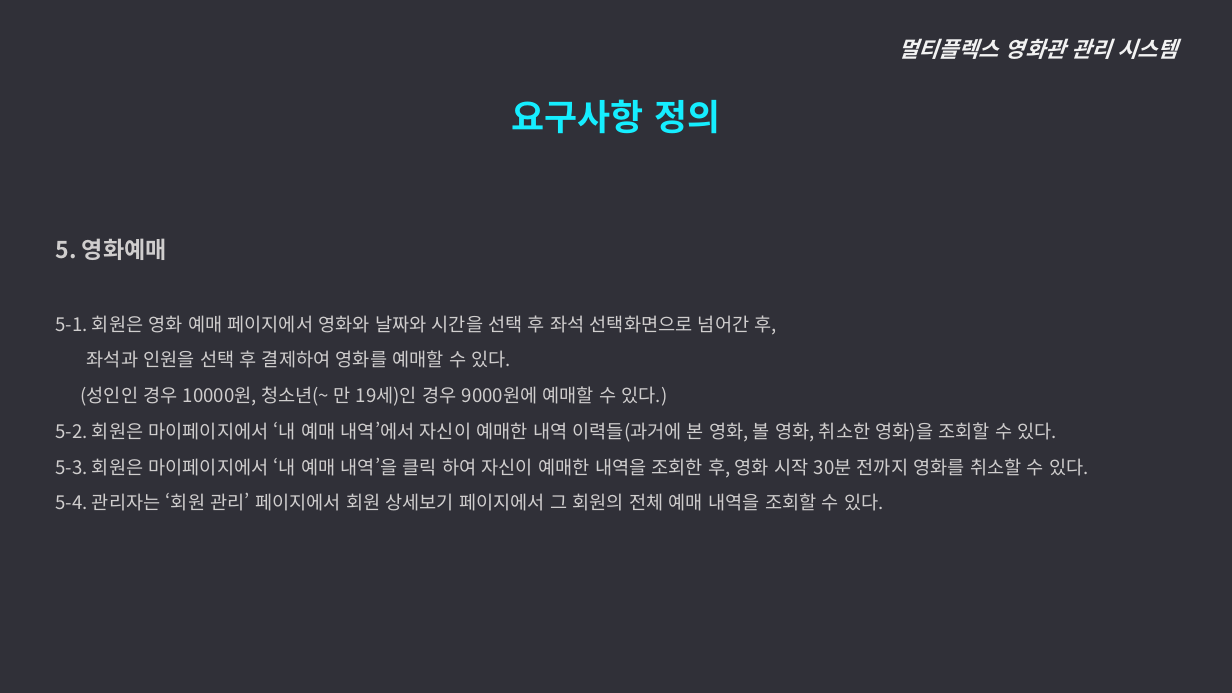
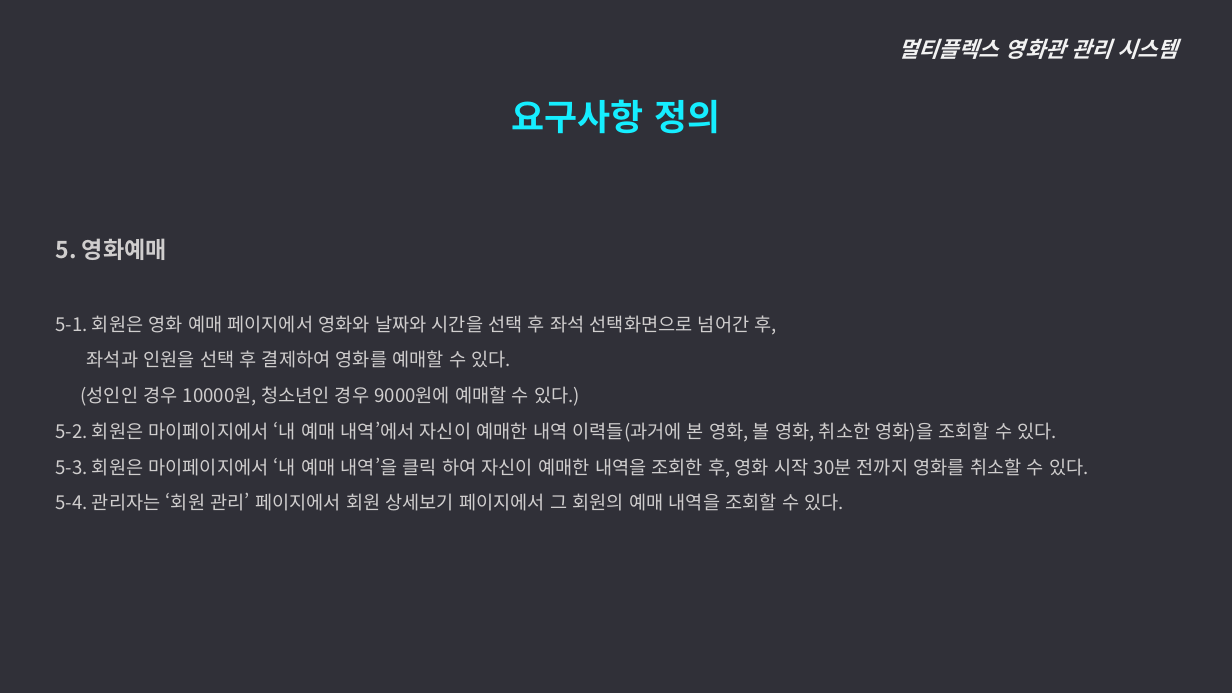
Before and after one commit to ywc-412/MultiplexTeamProject, a slide deck: slide 14 of 개발문서/2조 개요, 요구사항, 메뉴구조도.pptx. Drawn at 1232x693 pixels with LibreOffice and Linux fonts; fonts in the diff are those of the drawing. Boxes give left, top, right and bottom in pixels: in the first picture for what was removed or moved away, otherwise in the second. Text is boxed around its words. In the diff, an @@ line names an element or a change of style, - is before the commit and + after.

```diff
--- a/개발문서/2조 개요, 요구사항, 메뉴구조도.pptx
+++ b/개발문서/2조 개요, 요구사항, 메뉴구조도.pptx
@@ text at [80, 386, 580, 406]: text changed @@
-  (성인인 경우 10000원, 청소년(~ 만 19세)인 경우 9000원에 예매할 수 있다.)
+  (성인인 경우 10000원, 청소년인 경우 9000원에 예매할 수 있다.)
@@ text at [55, 493, 844, 511]: text changed @@
-  5-4. 관리자는 ‘회원 관리’ 페이지에서 회원 상세보기 페이지에서 그 회원의 전체 예매 내역을 조회할 수 있다.
+  5-4. 관리자는 ‘회원 관리’ 페이지에서 회원 상세보기 페이지에서 그 회원의 예매 내역을 조회할 수 있다.
```
Also in this commit, not shown: 2 other slides changed, 13 slides added, 12 slides removed.
